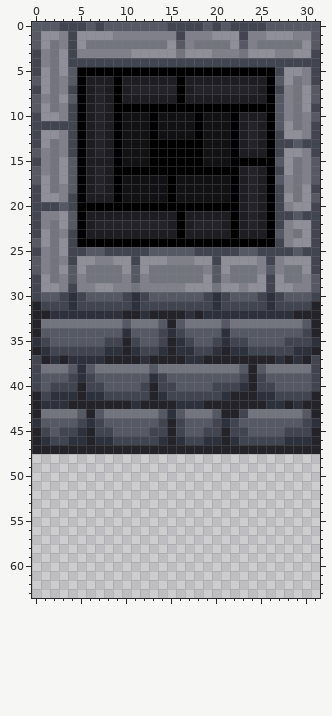
Pixel-art sprite, stored at Resources/Textures/_CP14/Structures/Walls/bricks_stone_wall.rsi/full.png. The picture above is the old version.
The file is 32x64 pixels. Colours within 5 levels of each other are drawn and written as one.
The result:
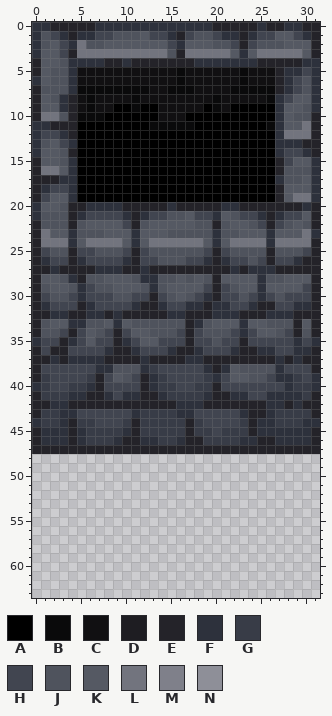
Palette (. is transparent): A #000000  B #0a0a0b  C #111012  D #1e1d22  E #242329  F #2d313c  G #383c47  H #414550  J #4f535d  K #555963  L #72747e  M #7f808a  N #8e8f98
Changes in this commit:
Changed rows in their new state; - is an unchanged pixel.
first column x 0:
 0 FFEEEEEFFFFFFFFFFFFFEEEEEFEEFFEE
 1 FJHFEFFHHJJJKHHFEHJJHFFEFHHKKHFE
 2 FJKHFLJJKKKKKKKHFKKKJJHEHJJJKKKE
 3 FKKHELLLLLLLLLLJELLLLLKFKLLLLLKE
 4 EKKJFFFFEEFEEEEEEEFFFFFFFEEEEEFF
 5 EKJJFCCCCCCCCCCCBCCCCCCBCCCEFFHF
 6 FKJJFCCCCCCCCCCCBCCCCCCBCCCEFHJF
 7 EJJJFBBBBBBBBCCBBBCCCCBBBBBEFHJF
 8 EKJFECBCCCCBCCCCCCCCBCCCCCBFHKKF
 9 EKKFECBCC--B--CCCCC-BC-----FKKJF
10 ELLJEBBBA-AAA----A-AAA-AAA-FKJJE
11 FFEEE-AAA-AAABBBBB-AAA-AAABFKKLE
12 FHHFE-AAA-AAA-AAAA-AAA-AAA-FLLLE
13 FJKHF-AAA-AAA------AAA-AAA-FFFEE
14 FKKJE-AAA-AAA------AAA-AAA-FHHFE
15 EKKJF-AAA-AAA------AAA-----EHKKF
16 EL-KF-AAA--------------AAA-EJJJF
17 EEEFF-AAA-AAAAA-AAAAAA-AAA-FJJKF
18 EFHHF-AAA-AAAAA-AAAAAA-AAA-EKKKF
19 EHKKF-AAA-AAAAA-AAAAAA-AAA-EK-LF
20 FKKJEEFFFFEEEEEFEEEEEFFE-EEEEEFE
21 FJJJEFHHHHFEFHHJJKHHFKJHHFEF-HKE
22 EJJJEJKKKKH-JKKKKKJJ-JKKJHE-JKJE
23 ELKKFJJJKKKFKKKJJJJJFJJKKKF-KKLF
24 EL-LFKLLLLKFKLLLLLLKFKLLLLFLLLLE
25 EHJJE-HJJJ-E-JJJJJJ-E-JJJJEJJJ-E
26 EFHHEFHHHHFEHHJJJHHFEFHHJHEHHFEE
27 EEFEEEEFFFEEFEEEEEEEEEFEFFFEEEEE
28 EKKJFEJJKKKJFFJJKJKJEKKKKFJJKKKE
29 EJKKJFHJJKKKJFJKKKKHEHJKKFKKKKHE
30 EHJJHFHHHJJH-EHJ-JHFE-HJHFHJHHHE
31 -F--HEF-----EEF--FFE-F--FEE--FF-
32 ----EE--E---E--FFE-E---EEE------
33 -JKKFFJJKF-JJJJJJEFJK-KFKKJJJE--
34 -JJHEH-JHEH--JJJ-EHJJJHFH--JHEJ-
35 --HEFH-H-EF----HHEHHJH-EHHHH-F--
36 -HEE-----E----HFEEF-HH-EEFF-----
37 E------------------------------E
38 EHHHHHHFFJJJFGHHHHHFEFKJJJJFHHHE
39 EGHH-HGEH-JHE-GHHHHGFH-KJJHFFGHF
40 FG--GGFEHHHHEFGGHHGGE--HH--HFGGF
41 -GGG-FEEF-FFE--GGGGFEEFFHH-FFFG-
42 -E---------E--------------------
43 -GGFFHHHHHHFGGGGFFHHHHHFEEFGGGG-
44 -GGFEGG-HHGEGGGGGEGH-H-GEFFGGGF-
45 -FFFE-GGGGFEGGGGGEGG-GGGEFFFFFF-
46 --FFE-GGGFEEFFGG-EEGGGGFFEEF----
Changed places in both pictures, as pixel boxes (x1, y1, x2, y2):
changed: (32, 22, 320, 445)
